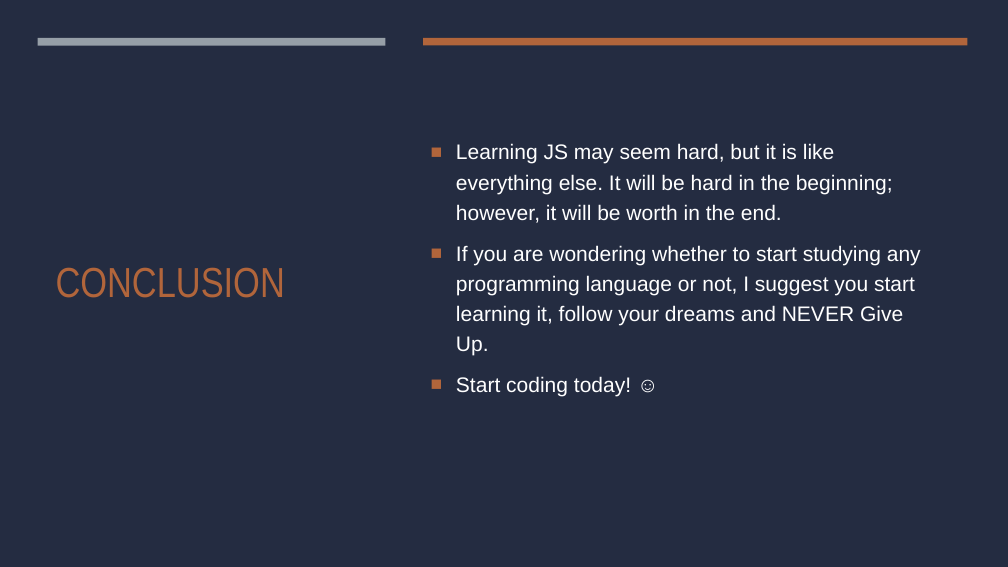
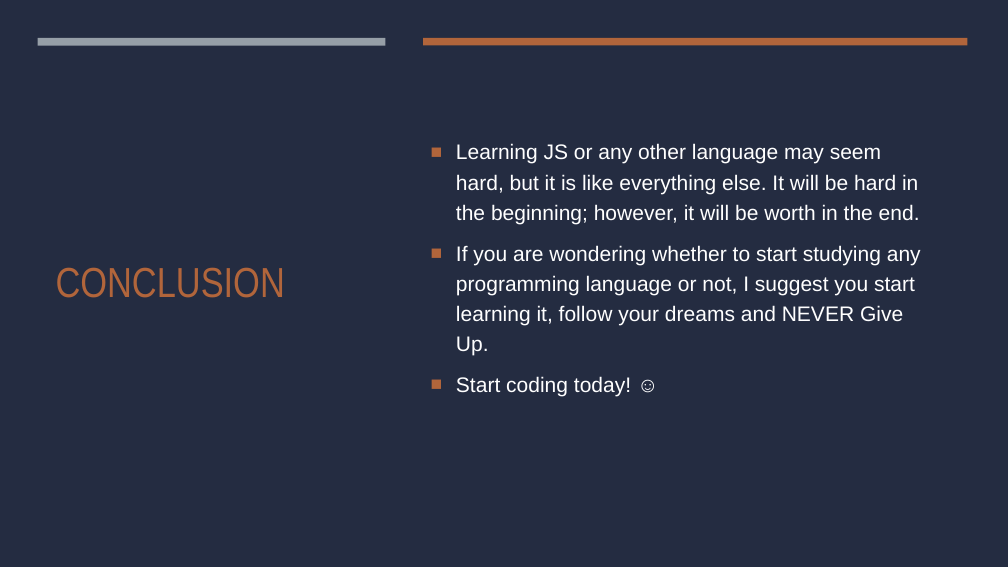
Before and after one commit to kristiyanpts/chatApp, a slide deck: slide 14 of JavaScript Chat Application.pptx (slide 13 before the commit). Drawn at 1008x567 pixels with LibreOffice and Linux fonts; fonts in the diff are those of the drawing. Boxes give left, top, right and bottom in pixels: in the first picture for what was removed or moved away, otherwise in the second. Text is boxed around its words. In the diff, an @@ line names an element or a change of style, - is before the commit and + after.

```diff
--- a/JavaScript Chat Application.pptx
+++ b/JavaScript Chat Application.pptx
@@ text at box(456, 143, 920, 224): text changed @@
-■ Learning JS may seem hard, but it is like everything else. It will be hard in the beginning; however, it will be worth in the end.
+■ Learning JS or any other language may seem hard, but it is like everything else. It will be hard in the beginning; however, it will be worth in the end.
```
Also in this commit, not shown: 4 other slides changed, 1 slide added, 3 other files.
